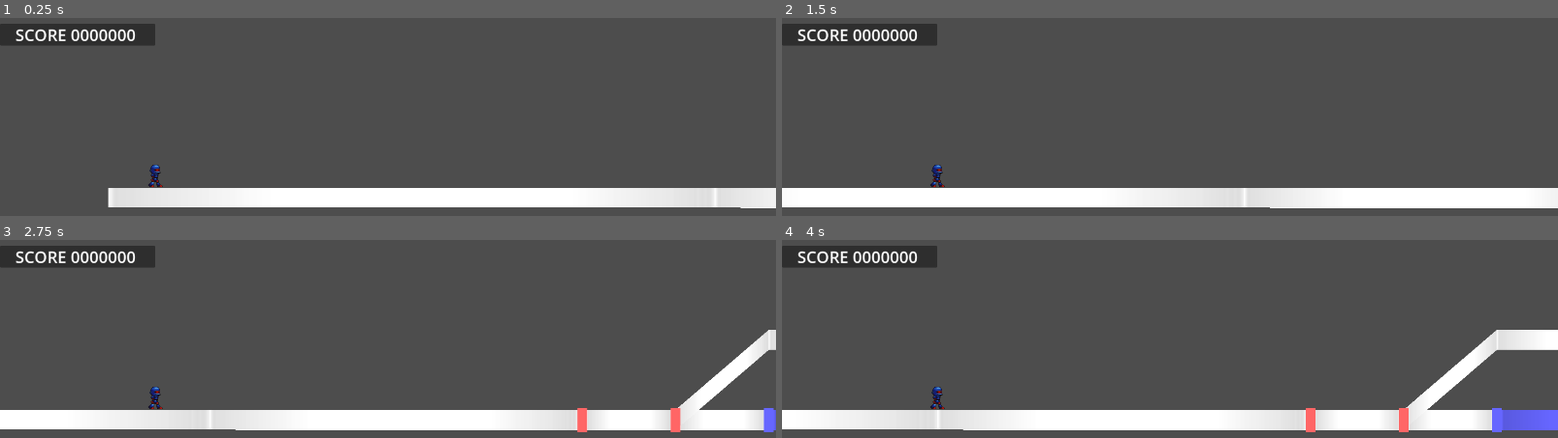
Above: before the commit, frames 1-4 (two rows, left to right).
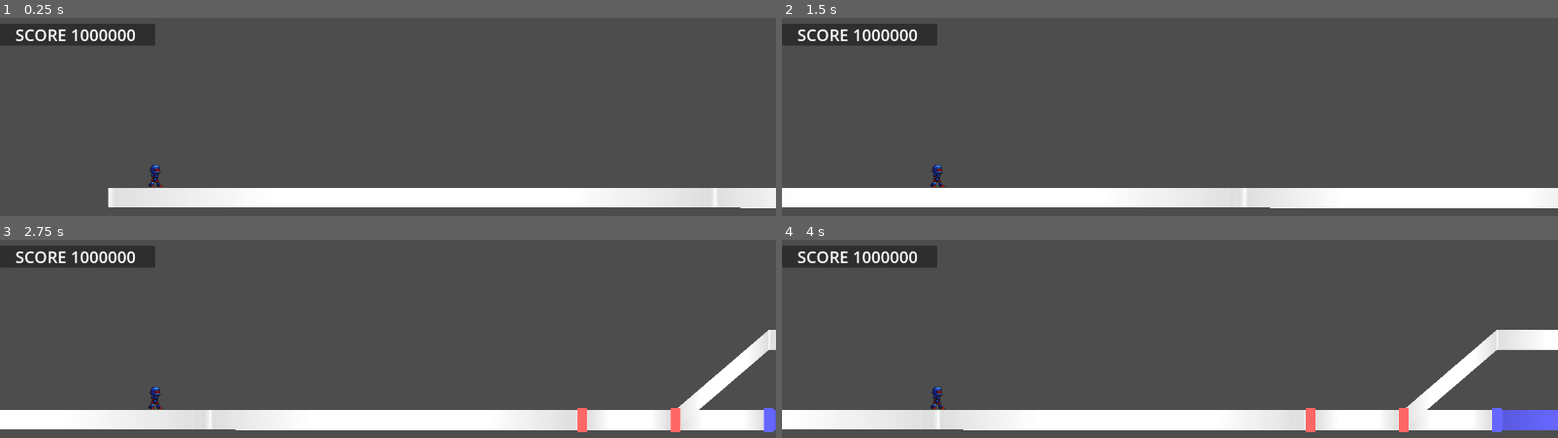
Above: after the commit, the same moments.

Repository: junu192857/Vexatonic-dash-2
Game: Godot game, scene res://Scenes/RhythmScene.tscn
Two runs of this game, one before a commit and one after it. Both use one fixed random seed, a clock stepped at 60 frames per second and the inputs below.
Inputs (mouse positions are in pixels of both pictures, inside the frame that each line leads up to):
- Up to frame 1 (0.25 s): no input
- Up to frame 2 (1.5 s): tap Enter at 0.5 s; move the mouse to (1340, 176) at 0.52 s; tap A (a) at 0.6 s; click (1340, 176) at 0.67 s; tap D (d) at 0.8 s; drag from (outside the picture) to (outside the picture) at 1.27 s
- Up to frame 3 (2.75 s): move the mouse to (465, 323) at 2.02 s; tap J (j) at 2.1 s; click (465, 323) at 2.17 s; tap K (k) at 2.3 s
- Up to frame 4 (4 s): drag from (outside the picture) to (937, 354) at 2.77 s; tap Space at 3.5 s; move the mouse to (outside the picture) at 3.52 s; tap L (l) at 3.6 s; click (outside the picture) at 3.67 s; tap S (s) at 3.8 s

The runs differ from the first frame. In frame 1, less than 0.1% of the frame differs, in the area x 9-11%, y 5-12%; in frame 2, less than 0.1%; in frame 3, less than 0.1%; in frame 4, less than 0.1%.

Commit message:
점수 표시 버그 수정 및 완성

Diff:
--- a/vexatonic-dash-2/Scripts/IngameDataManager.gd
+++ b/vexatonic-dash-2/Scripts/IngameDataManager.gd
@@ -5,13 +5,15 @@
 
 var score: float = 0
 var score_per_note: float = 0
-var long_adjusted: float = 0
 var combo: int
-var total_long_length
+var total_long_length: float
+var total_long_length_current: float
 var pressed_long_length: float = 0.0
+var pressed_note_count: int = 0
 
 
 signal status_updated(judgement: int, score: float, combo: int, note: Note)
+
 
 func catch_judgement(judgement: int, note: Note, is_long_end: bool):
 	match judgement:
@@ -28,13 +30,23 @@
 			combo = 0
 		_:
 			push_error("Invalid judgement")
+			return
+
+	pressed_note_count += 1
 
 	if (is_long_end):
 		pressed_long_length += note.get_parent().total_pressed_time
-		long_adjusted = roundi(pow(pressed_long_length / total_long_length, 3) * 10000)
-		print("pressed_long_length = %f, long_adjusted = %f" % [pressed_long_length , long_adjusted])
+		total_long_length_current += note.get_data().end_time - note.get_data().time
 
-	status_updated.emit(judgement, score + long_adjusted, combo, note)
+	var current_score = score + calculate_longNote_score(pressed_long_length)
+
+	match Setting.score_display:
+		Setting.SCORE_DISPLAY.Increasing:
+			status_updated.emit(judgement, score + current_score, combo, note)
+		Setting.SCORE_DISPLAY.Decreasing:
+			var perfect_score = pressed_note_count * score_per_note + calculate_longNote_score(total_long_length_current)
+			status_updated.emit(judgement, 1000000 - (perfect_score - current_score), combo, note)
+
 
 func set_total_notes(noteDatas: Array[NoteData]):
 	var single_count = noteDatas.filter(func(n): return n.type == 0).size()
@@ -46,3 +58,10 @@
 		push_error("Note count do not match")
 
 	score_per_note = MAX_NOTE_SCORE / (single_count + 2 * long_count)
+
+func calculate_longNote_score(pressed: float):
+	var ratio = pressed / total_long_length
+	if (ratio < 0.9):
+		return ratio * 5000
+	else:
+		return 4500 + (ratio - 0.9) * 55000
--- a/vexatonic-dash-2/Scripts/IngameUIManager.gd
+++ b/vexatonic-dash-2/Scripts/IngameUIManager.gd
@@ -4,9 +4,17 @@
 @export var score_text: Label
 @export var canvasLayer: CanvasLayer
 
+
+func _ready():
+	match Setting.score_display:
+		Setting.SCORE_DISPLAY.Increasing:
+			score_text.text = "SCORE %07d" % 0
+		Setting.SCORE_DISPLAY.Decreasing:
+			score_text.text = "SCORE %07d" % 1000000
+
 func _on_status_update(judgement: int, score: float, combo: int, note: Note) -> void:
 	var rounded = roundi(score)
-	score_text.text = "SCORE: %07d" % rounded
+	score_text.text = "SCORE %07d" % rounded
 	var judgement_text = JUDGEMENT_TEXT.instantiate()
 	canvasLayer.add_child(judgement_text)
 	judgement_text.global_position = get_note_position(note)
--- a/vexatonic-dash-2/Scripts/Scripts_without_Node/Setting.gd
+++ b/vexatonic-dash-2/Scripts/Scripts_without_Node/Setting.gd
@@ -1,5 +1,6 @@
 class_name Setting
 
+# ================== 상수 ==============================
 static var speed = 1
 
 static var PX_PER_MS = 0.5
@@ -27,3 +28,10 @@
 static var EPSILON = 0.1
 
 static var INFINITE = 99999999
+
+# ==================== 플레이어 세팅 ========================
+
+
+enum SCORE_DISPLAY {Increasing, Decreasing}
+
+static var score_display = SCORE_DISPLAY.Decreasing
--- /dev/null
+++ b/vexatonic-dash-2/default_bus_layout.tres
@@ -0,0 +1,4 @@
+[gd_resource type="AudioBusLayout" format=3 uid="uid://cche1hbmnvtmx"]
+
+[resource]
+bus/0/volume_db = -0.12827492
Not shown, added: vexatonic-dash-2/Scenes/RhythmScene.tscn2575086820.tmp
